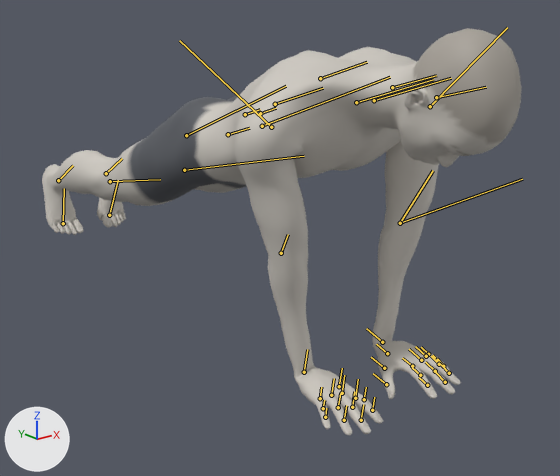
The glTF model exports/close-grip-push-up.glb: old version first, new version second.
One viewpoint serves both versions: a camera (50 mm lens) standing at (-1.086, -1.6, 0.787) and looking at (0.103, -0.113, 0.192). Arrows for +X, +Y and +Z are at lower left; the lights stay in place. The picture after the commit comes second. Both versions are drawn at frame 0 of the action 'close-grip-push-up'; the numbers are the values there. The bones that change, and the others that lie on the model, are drawn over the model as lines.
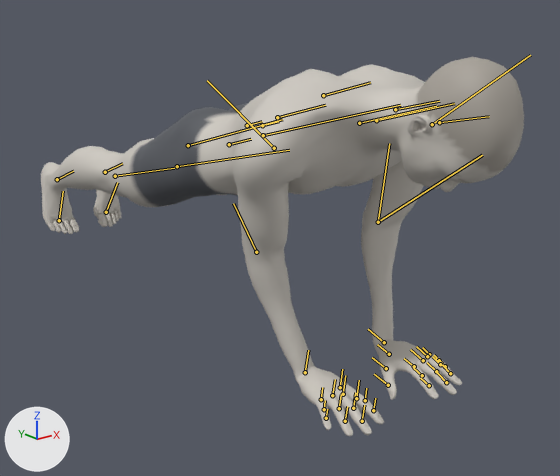
The edits, one by one:
Bone 'pelvis' (bone_pelvis) moves from (0.034, -0.518, 0.0) to (0.039, -0.541, 0.0).
Bone 'pelvis' (bone_pelvis) turns from (0, 0, -73) to (0, 0, -74) degrees about its own x, y and z.
Bone 'upperarm_l' (bone_upperarm_l) turns from (-44, -2, 67) to (-45, -3, 51) degrees about its own x, y and z.
Bone 'lowerarm_l' (bone_lowerarm_l) turns from (1, 13, -40) to (11, -7, -13) degrees about its own x, y and z.
Bone 'hand_l' (bone_hand_l) turns from (104, -36, 16) to (102, -27, 3) degrees about its own x, y and z.
Bone 'upperarm_r' (bone_upperarm_r) turns from (44, 2, 67) to (45, 3, 51) degrees about its own x, y and z.
Bone 'lowerarm_r' (bone_lowerarm_r) turns from (-1, -13, -40) to (-11, 7, -13) degrees about its own x, y and z.
Bone 'hand_r' (bone_hand_r) turns from (-104, 36, 16) to (-102, 27, 3) degrees about its own x, y and z.
Bone 'thigh_l' (bone_thigh_l) turns from (-4, 4, 3) to (-7, 4, -1) degrees about its own x, y and z.
Bone 'calf_l' (bone_calf_l) turns from (-7, 1, -8) to (-2, 0, -2) degrees about its own x, y and z.
Bone 'foot_l' (bone_foot_l) turns from (10, -9, 17) to (8, -7, 7) degrees about its own x, y and z.
Bone 'thigh_r' (bone_thigh_r) turns from (4, -4, 3) to (7, -4, -1) degrees about its own x, y and z.
Bone 'calf_r' (bone_calf_r) turns from (7, -1, -8) to (2, 0, -2) degrees about its own x, y and z.
Bone 'foot_r' (bone_foot_r) turns from (-10, 9, 17) to (-8, 7, 7) degrees about its own x, y and z.

Where the change shows, as pixel boxes (x1, y1, x2, y2) in the pictures (560 x 476 px):
'Mesh_0', posed (7% shorter): before (42, 28, 521, 435); after (41, 57, 524, 436)
bone 'pelvis', root to tip: before (228, 134) to (249, 128); after (229, 144) to (251, 139)
bone 'upperarm_l', root to tip: before (430, 106) to (507, 27); after (432, 124) to (530, 55)
bone 'lowerarm_l', root to tip: before (400, 223) to (522, 179); after (378, 222) to (482, 155)
bone 'hand_l', root to tip: before (382, 342) to (366, 328); after (384, 342) to (368, 329)
bone 'upperarm_r', root to tip: before (271, 127) to (179, 40); after (274, 148) to (207, 80)
bone 'lowerarm_r', root to tip: before (281, 253) to (288, 234); after (256, 252) to (233, 203)
bone 'hand_r', root to tip: before (304, 372) to (307, 349); after (305, 372) to (308, 350)
bone 'thigh_l', root to tip: before (262, 126) to (390, 77); after (263, 135) to (400, 105)
bone 'calf_l', root to tip: before (184, 170) to (304, 156); after (177, 166) to (289, 150)
bone 'foot_l', root to tip: before (106, 173) to (122, 158); after (105, 172) to (122, 163)
bone 'thigh_r', root to tip: before (186, 135) to (286, 86); after (188, 145) to (282, 119)
bone 'calf_r', root to tip: before (110, 181) to (160, 179); after (115, 176) to (174, 168)
bone 'foot_r', root to tip: before (58, 180) to (73, 165); after (57, 179) to (73, 171)
